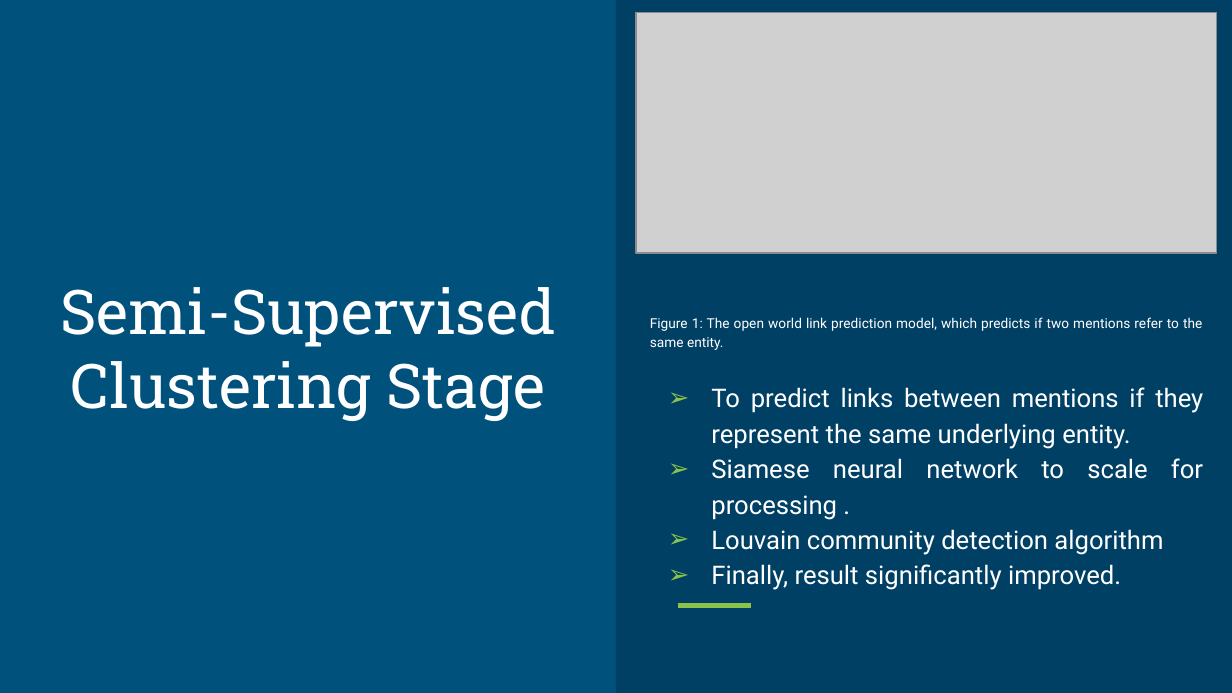
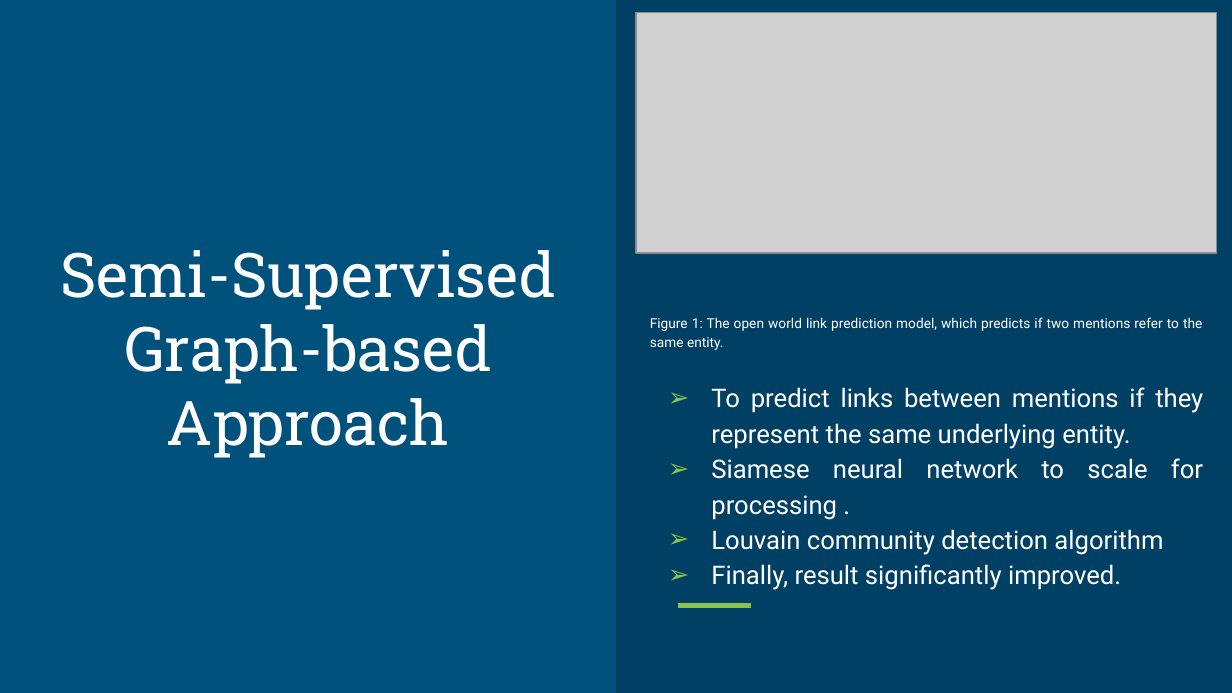
Before and after one commit to UmarNasib/CSE700, a slide deck: slide 17 of Submission2/Slide.pptx. Drawn at 1232x693 pixels with LibreOffice and Linux fonts; fonts in the diff are those of the drawing; grey boxes stand for pictures. Boxes give left, top, right and bottom in pixels: in the first picture for what was removed or moved away, otherwise in the second. Text is boxed around its words. In the diff, an @@ line names an element or a change of style, - is before the commit and + after.

```diff
--- a/Submission2/Slide.pptx
+++ b/Submission2/Slide.pptx
@@ title at (x1=60, y1=250, x2=556, y2=458): text changed @@
-Semi-Supervised Clustering Stage
+Semi-Supervised Graph-based Approach
```
Also in this commit, not shown: 2 other slides changed, 1 slide added, 2 slides removed.
